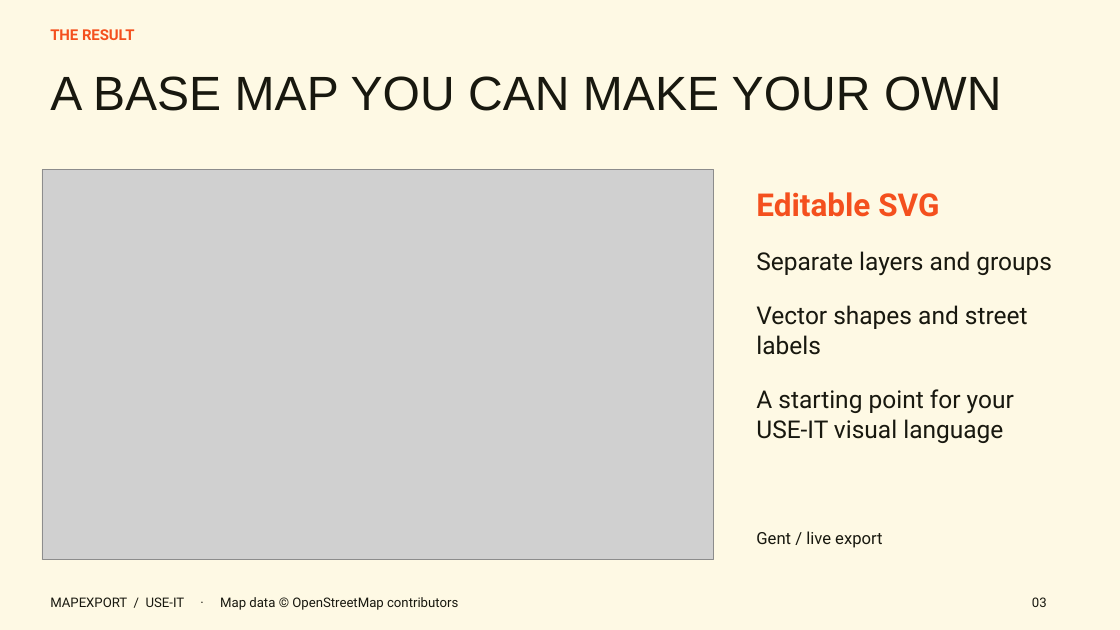
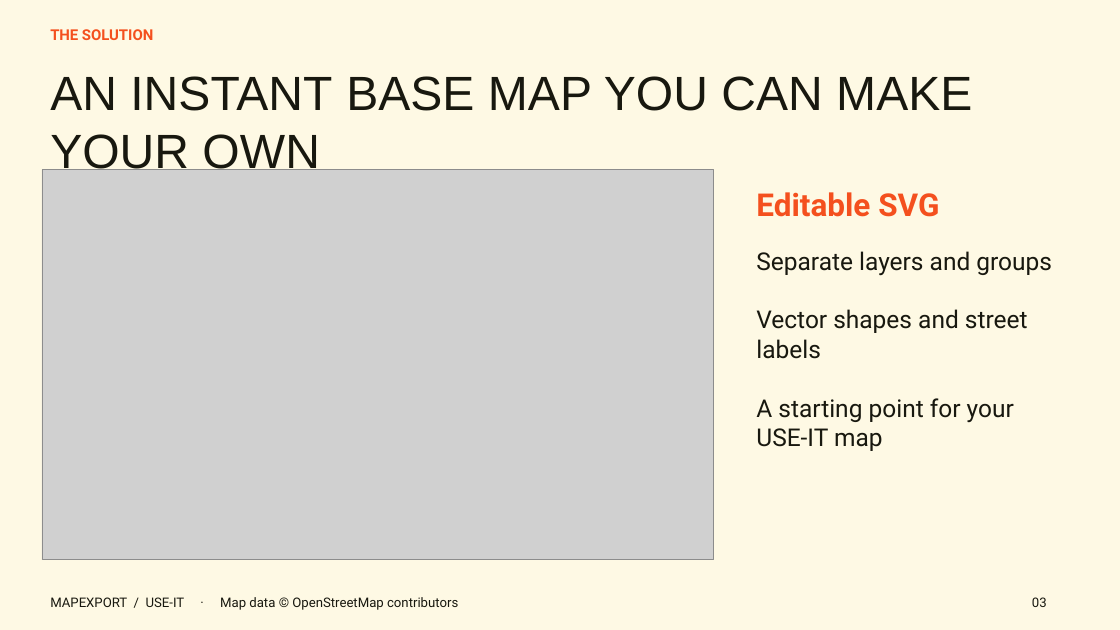
Before and after one commit to shifthappens/MapExport, a slide deck: slide 3 of presentations/mapexport-workshop.pptx. Drawn at 1120x630 pixels with LibreOffice and Linux fonts; fonts in the diff are those of the drawing; grey boxes stand for pictures. Boxes give left, top, right and bottom in pixels: in the first picture for what was removed or moved away, otherwise in the second. Text is boxed around its words. In the diff, an @@ line names an element or a change of style, - is before the commit and + after.

Commit message:
docs: update MapExport workshop presentations

```diff
--- a/presentations/mapexport-workshop.pptx
+++ b/presentations/mapexport-workshop.pptx
@@ text at box(50, 29, 153, 40): text changed @@
-THE RESULT
+THE SOLUTION
@@ text at box(50, 76, 972, 178): text changed @@
-A BASE MAP YOU CAN MAKE YOUR OWN
+AN INSTANT BASE MAP YOU CAN MAKE YOUR OWN
@@ text at box(756, 428, 883, 451): text changed @@
-USE-IT visual language
+USE-IT map
@@ text removed at box(756, 531, 882, 548) @@
-Gent / live export
```
Also in this commit, not shown: 5 other slides changed, 2 slides removed, 1 other file.
